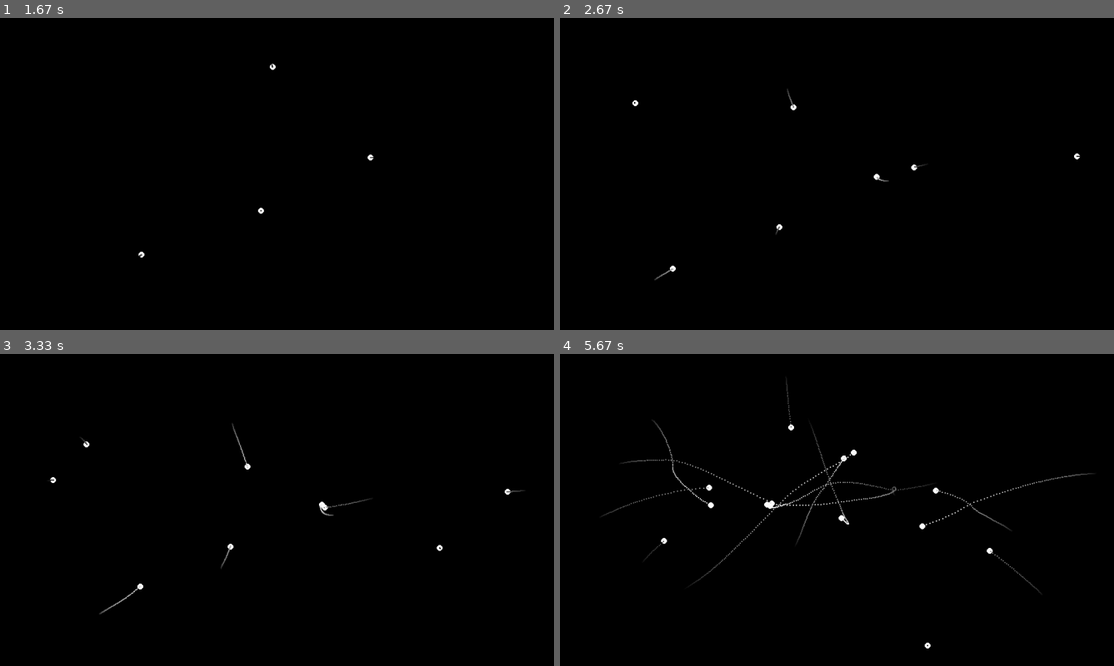
Above: before the commit, frames 1-4 (two rows, left to right).
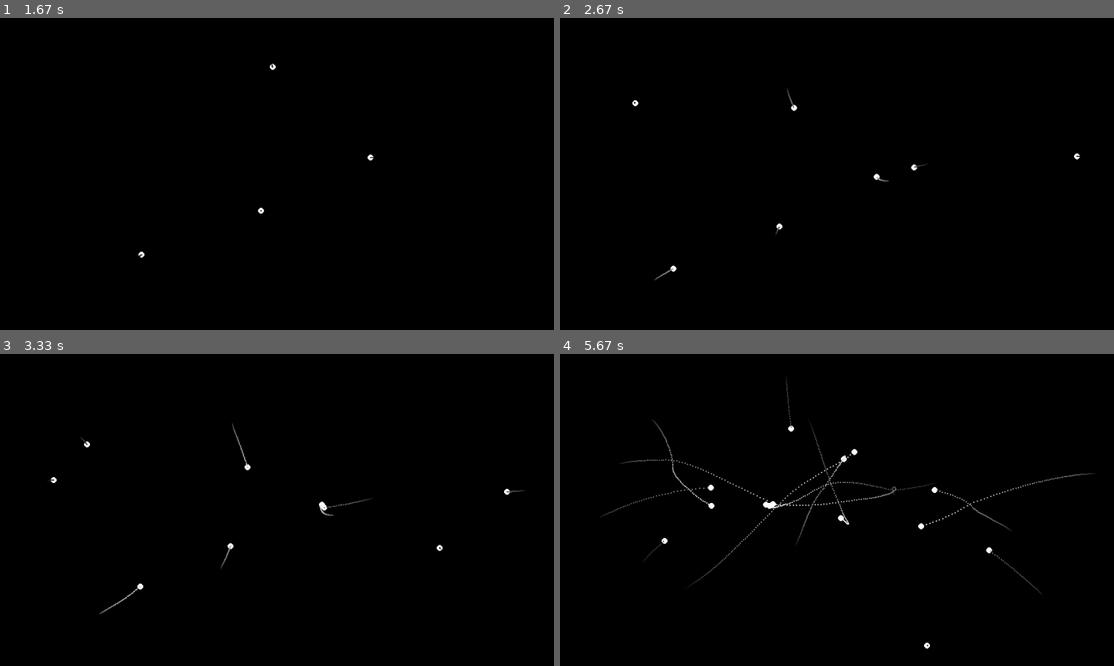
Above: after the commit, the same moments.

Repository: five-over-four/n-body-pygame
Game: pygame game, started from n-body-sim.py
The game is run twice, just before and just after one commit, with the same random seed, the same clock (stepped at 60 frames per second) and the same inputs.
Inputs (mouse positions are in pixels of both pictures, inside the frame that each line leads up to):
- Up to frame 1 (1.67 s): click (260, 174) at 0.38 s; click (27, 270) at 0.72 s; click (277, 30) at 1.05 s; click (260, 223) at 1.38 s
- Up to frame 2 (2.67 s): click (975, 139) at 1.72 s; click (1097, 139) at 2.05 s; click (604, 89) at 2.38 s
- Up to frame 3 (3.33 s): click (44, 481) at 2.72 s; click (459, 553) at 3.05 s
- Up to frame 4 (5.67 s): click (587, 534) at 3.38 s; click (1053, 609) at 3.72 s; click (776, 382) at 4.05 s; click (637, 578) at 4.38 s; tap S at 4.67 s; tap Space at 5.07, 5.37 s; click (936, 656) at 5.55 s

Frame 1 is identical in both runs. In frame 2, less than 0.1% of the frame differs, in the area x 19-43%, y 27-82%; in frame 3, less than 0.1%; in frame 4, 0.2%, in the area x 18-79%, y 22-95%.

Commit message:
fixed trails being ahead of bodies by one frame

Diff:
--- a/n-body-sim.py
+++ b/n-body-sim.py
@@ -54,7 +54,7 @@
             pass
     return loaded_bodies
 
-# puts the current positions and masses into the save.data file.
+# puts the current positions, masses, and velocities into save.data.
 def save_system(bodies):
     with open("save.data", "w") as f:
         for body in bodies:
@@ -94,9 +94,9 @@
 
         # draw and iterate the bodies.
         for body in bodies:
-            pygame.draw.circle(screen, (255,255,255), (body.x, body.y), 5)
             if not paused:
                 body.tick(bodies)
+            pygame.draw.circle(screen, (255,255,255), (body.x, body.y), 5)
 
         # make trails and drop fading tail end.
         if counter % trail_density == 0 and not paused:
